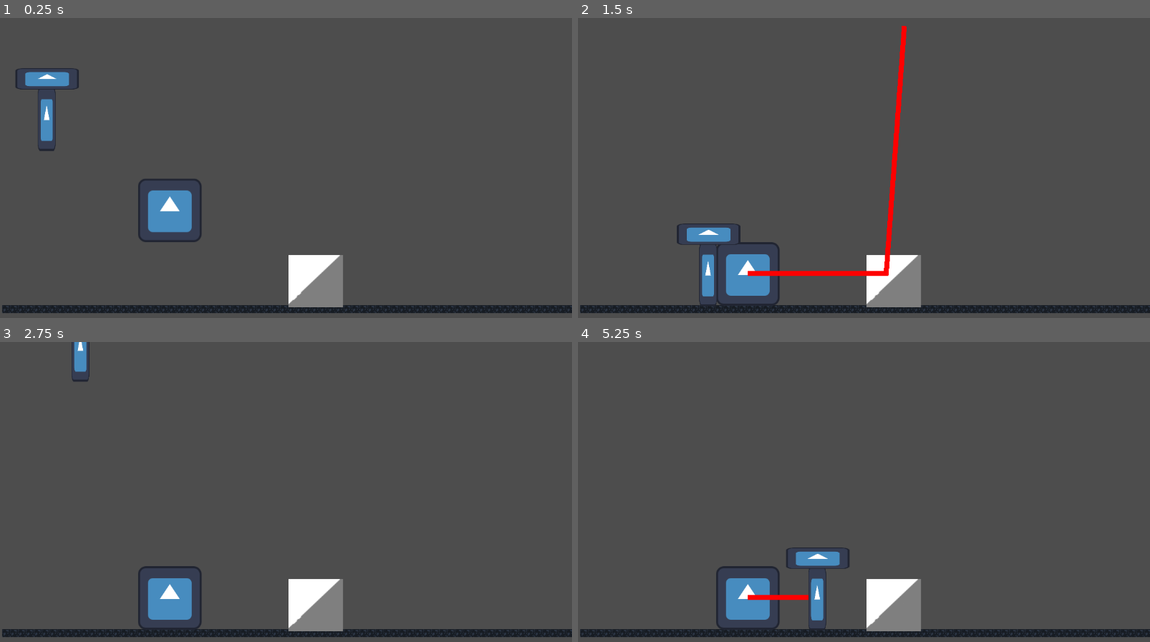
Above: before the commit, frames 1-4 (two rows, left to right).
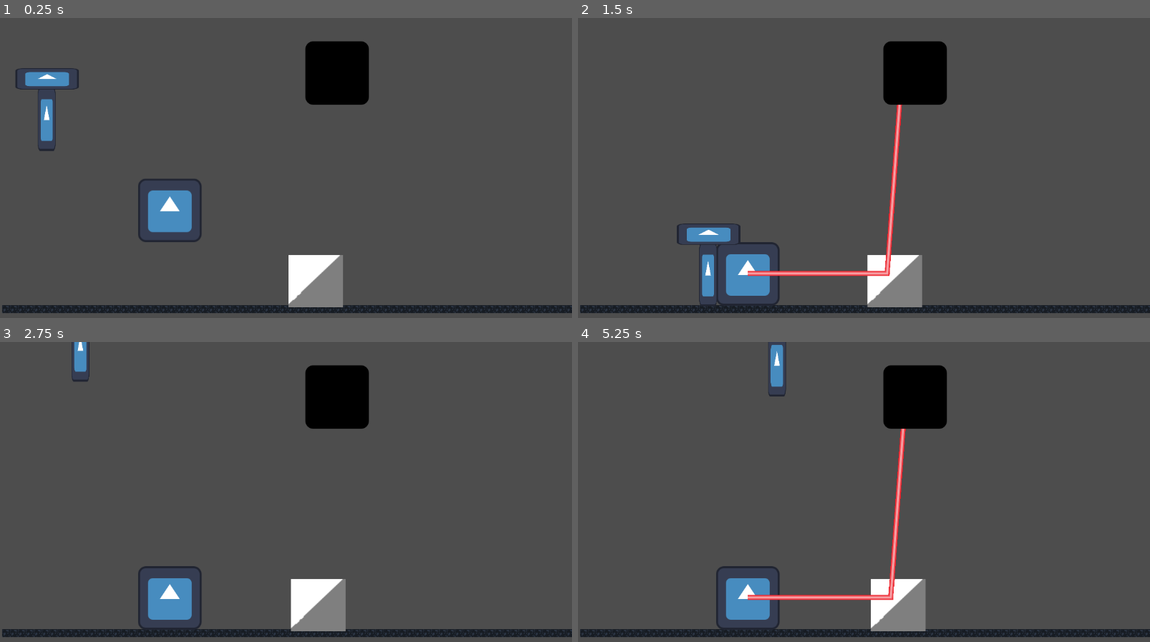
Above: after the commit, the same moments.

Repository: mmh132/ADVPROGFINAL
Game: Godot game, scene res://test_scene.tscn
Same seed, same stepped clock (60 frames per second), same inputs: the game is played once before the commit and once after it. The engine's default icon, where the game draws it, is replaced by a stand-in: a white triangle on a blue panel in a dark square.
Inputs (mouse positions are in pixels of both pictures, inside the frame that each line leads up to):
- Up to frame 1 (0.25 s): no input
- Up to frame 2 (1.5 s): tap Enter (ui_accept) at 0.5, 0.77 s; move the mouse to (989, 162) at 0.52 s; hold Right (ui_right) from 0.53 s (still down); click (989, 162) at 0.67 s; move the mouse to (749, 195) at 1.27 s; click (749, 195) at 1.42 s
- Up to frame 3 (2.75 s): tap Enter (ui_accept) at 1.52 s; move the mouse to (343, 432) at 2.02 s; release Right (ui_right) at 2.03 s; hold Left (ui_left) from 2.03 s (still down); click (343, 432) at 2.17 s
- Up to frame 4 (5.25 s): move the mouse to (835, 567) at 2.77 s; release Left (ui_left) at 2.78 s; hold Right (ui_right) 2.78-4.28 s; click (835, 567) at 2.92 s; tap Enter (ui_accept) at 3.02, 3.77, 4.52 s; move the mouse to (1035, 552) at 3.52 s; click (1035, 552) at 3.67 s; move the mouse to (692, 456) at 4.27 s; hold Left (ui_left) 4.28-5.03 s; click (692, 456) at 4.42 s; move the mouse to (892, 504) at 5.02 s; hold Right (ui_right) from 5.03 s (still down); click (892, 504) at 5.17 s

The runs differ from the first frame. In frame 1, 2.3% of the frame differs, in the area x 53-65%, y 7-29%; in frame 2, 3.5%; in frame 3, 2.6%; in frame 4, 5.0%, in the area x 29-65%, y 0-97%.

Commit message:
texture added to lazer

Diff:
--- a/emitter.gd
+++ b/emitter.gd
@@ -12,6 +12,8 @@
 var ray = $RayCast2D
 @onready
 var line = $Line2D
+@onready
+var texture = $Line2D/Laser
 
 var prev = null
 
@@ -19,6 +21,7 @@
 	line.clear_points()
 
 	if Input.is_mouse_button_pressed(MOUSE_BUTTON_LEFT):
+
 		line.add_point(Vector2(0,0))
 		ray.global_position = line.global_position
 		ray.target_position = Vector2(maxLazerDist,0)
@@ -35,6 +38,8 @@
 			var pt = ray.get_collision_point()
 			line.add_point(line.to_local(pt))
 
+			if collision.is_in_group("power_station"):
+				print("winning")
 			if not collision.is_in_group("mirror"):
 				break
 			var norm = ray.get_collision_normal()
--- a/emitter.tscn
+++ b/emitter.tscn
@@ -1,7 +1,8 @@
-[gd_scene load_steps=4 format=3 uid="uid://5hlafvjfasn4"]
+[gd_scene load_steps=5 format=3 uid="uid://5hlafvjfasn4"]
 
 [ext_resource type="Script" path="res://emitter.gd" id="1_nak6u"]
 [ext_resource type="Texture2D" uid="uid://b13rwxeg07a4m" path="res://icon.svg" id="1_ypya4"]
+[ext_resource type="Texture2D" uid="uid://buo1ipjve0551" path="res://laser.png" id="3_gsm81"]
 
 [sub_resource type="RectangleShape2D" id="RectangleShape2D_jqvmj"]
 size = Vector2(126, 126)
@@ -18,6 +19,8 @@
 shape = SubResource("RectangleShape2D_jqvmj")
 
 [node name="Line2D" type="Line2D" parent="."]
-default_color = Color(1, 0, 0, 1)
+points = PackedVector2Array(-1, 0)
+texture = ExtResource("3_gsm81")
+texture_mode = 2
 
 [node name="RayCast2D" type="RayCast2D" parent="."]
--- /dev/null
+++ b/powerstation.tscn
@@ -0,0 +1,17 @@
+[gd_scene load_steps=3 format=3 uid="uid://b0h7oqpi8dyyu"]
+
+[ext_resource type="Texture2D" uid="uid://b13rwxeg07a4m" path="res://icon.svg" id="1_xpjlc"]
+
+[sub_resource type="RectangleShape2D" id="RectangleShape2D_17db3"]
+size = Vector2(120.5, 120)
+
+[node name="powerstation" type="CharacterBody2D" groups=["power_station"]]
+modulate = Color(0, 0, 0, 1)
+
+[node name="Icon" type="Sprite2D" parent="."]
+position = Vector2(96, 81)
+texture = ExtResource("1_xpjlc")
+
+[node name="CollisionShape2D" type="CollisionShape2D" parent="."]
+position = Vector2(96.75, 79)
+shape = SubResource("RectangleShape2D_17db3")
--- a/test_scene.tscn
+++ b/test_scene.tscn
@@ -1,9 +1,10 @@
-[gd_scene load_steps=7 format=3 uid="uid://dwbtm0bfp5rc2"]
+[gd_scene load_steps=8 format=3 uid="uid://dwbtm0bfp5rc2"]
 
 [ext_resource type="PackedScene" uid="uid://5hlafvjfasn4" path="res://emitter.tscn" id="1_cpvxu"]
 [ext_resource type="Texture2D" uid="uid://boqcvot0icesk" path="res://Platformer Tiles.png" id="1_jenea"]
 [ext_resource type="PackedScene" uid="uid://f5lv4wb7k8tx" path="res://mirror_90.tscn" id="2_0byxk"]
 [ext_resource type="PackedScene" uid="uid://dmumxqa75l115" path="res://player.tscn" id="4_pgypq"]
+[ext_resource type="PackedScene" uid="uid://b0h7oqpi8dyyu" path="res://powerstation.tscn" id="5_gcyym"]
 
 [sub_resource type="TileSetAtlasSource" id="TileSetAtlasSource_70cu3"]
 texture = ExtResource("1_jenea")
@@ -1053,3 +1054,6 @@
 position = Vector2(338, 351)
 
 [node name="Player" parent="." instance=ExtResource("4_pgypq")]
+
+[node name="powerstation" parent="." instance=ExtResource("5_gcyym")]
+position = Vector2(579, 27)
Binary file added: laser.png
Not shown, added: laser.png.import
